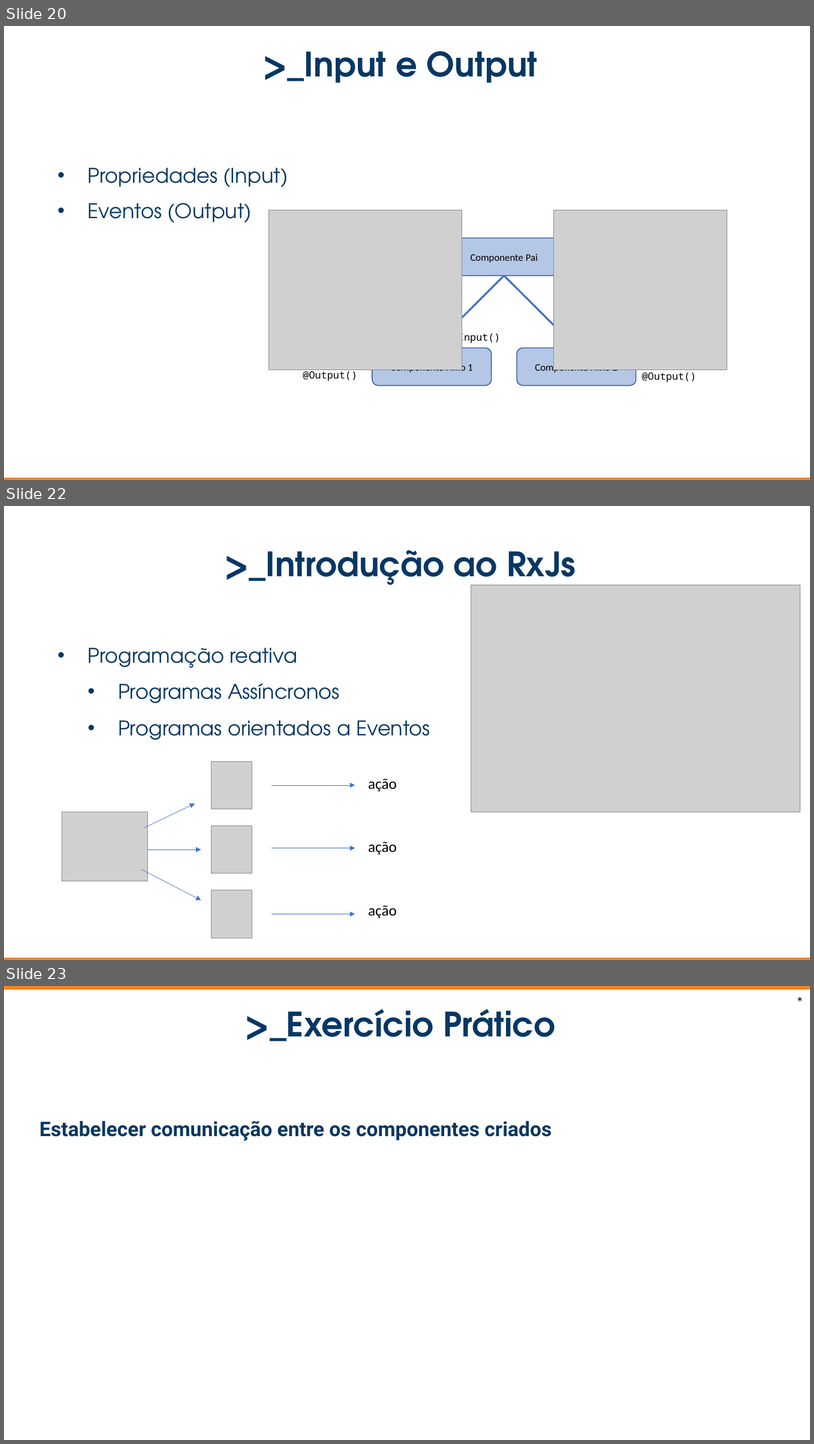
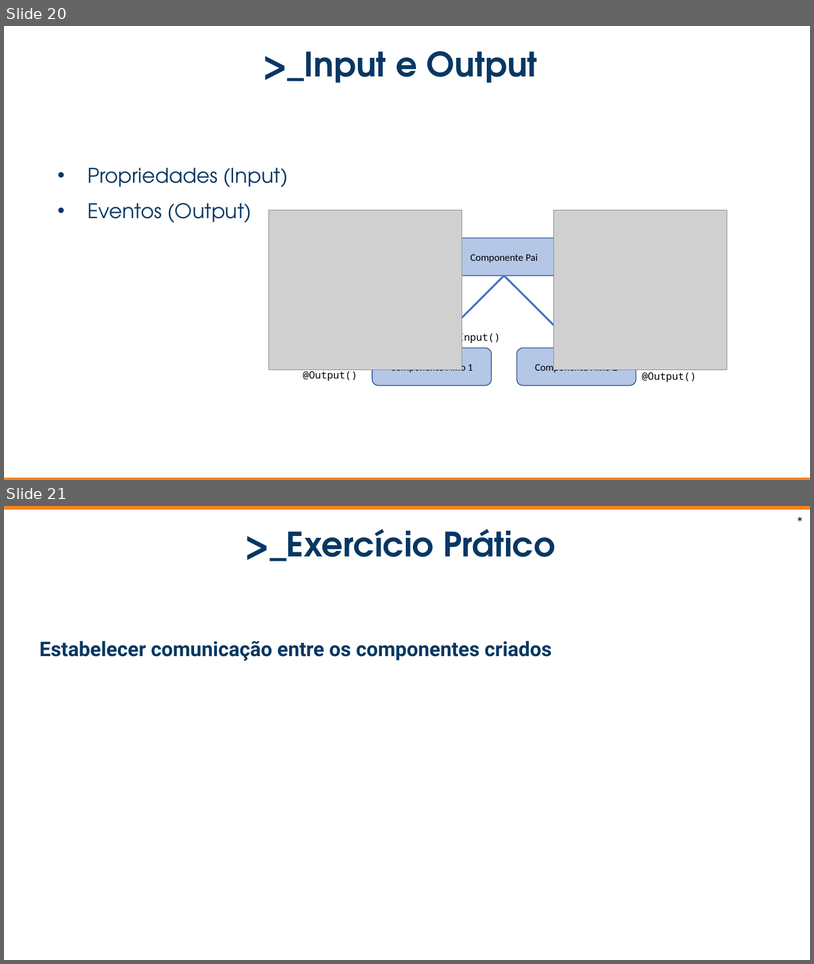
Before and after one commit to DanBertolini/dio-bootcamp, a slide deck: Bootcamp - apresentação.pptx. Shown one above the other, each under a label of ours: slides 20, 22 and 23 before the commit, slides 20 and 21 after it; the slides between them are not shown. The pictures are 814x1444 and 814x964 pixels, drawn with LibreOffice and Linux fonts; fonts in the diff are those of the drawing; grey boxes stand for pictures; background and template pictures are left out. Boxes give left, top, right and bottom in pixels: in the first picture for what was removed or moved away, otherwise in the second. Text is boxed around its words. In the diff, an @@ line names an element or a change of style, - is before the commit and + after.

```diff
--- a/Bootcamp - apresentação.pptx
+++ b/Bootcamp - apresentação.pptx
@@ slide 22 removed at (4, 506, 810, 960), background #FFFFFF; not listed: 1 template element that a slide beside it also shows @@
@@ text removed at (225, 550, 576, 590) @@
->_Introdução ao RxJs
@@ picture removed at (471, 585, 801, 811) @@
@@ text removed at (88, 648, 431, 740) @@
-• Programação reativa
-  • Programas Assíncronos
-  • Programas orientados a Eventos
@@ picture removed at (62, 811, 147, 880) @@
@@ group removed at (141, 761, 252, 938): 3 pictures, 3 arrows @@
@@ group removed at (272, 778, 397, 918): 3 arrows, 3 texts @@
-ação
-ação
-ação
@@ what was slide 23 is now slide 21 @@
```
Also in this commit, not shown: 2 other slides removed, 5 other files.
